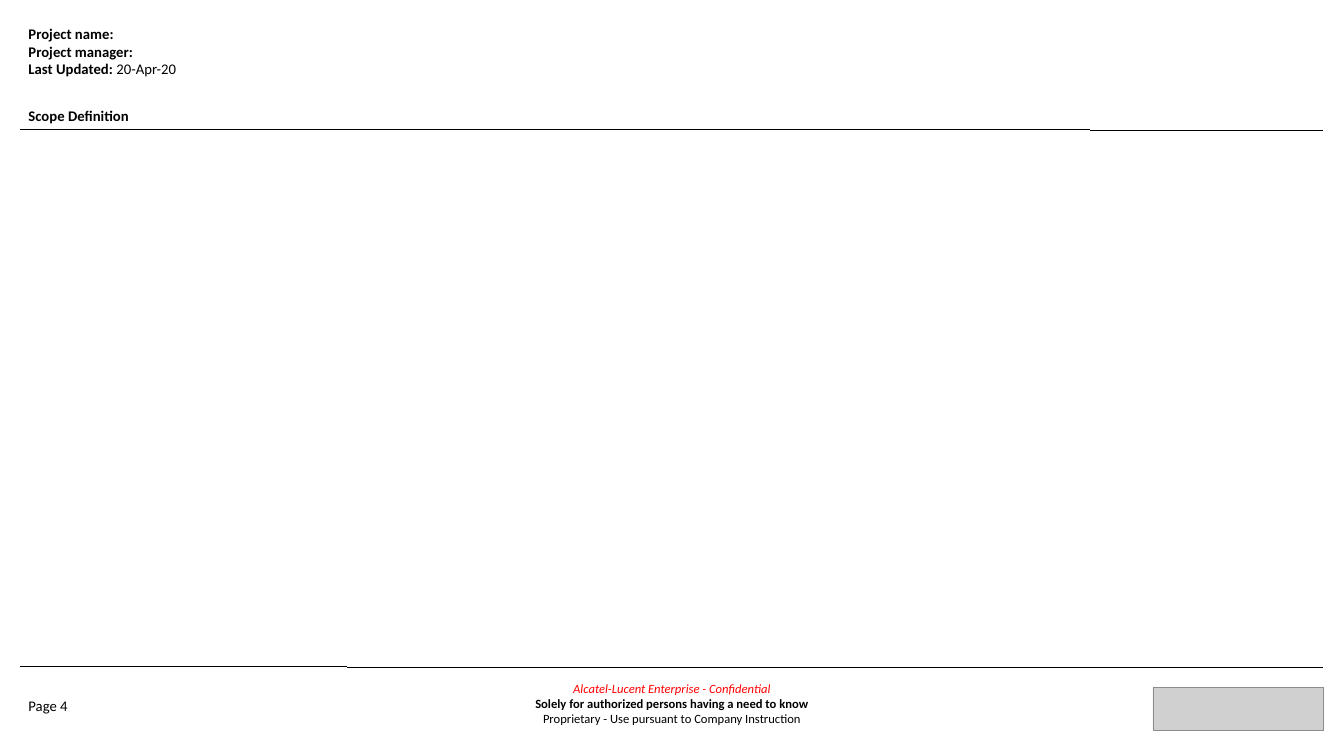
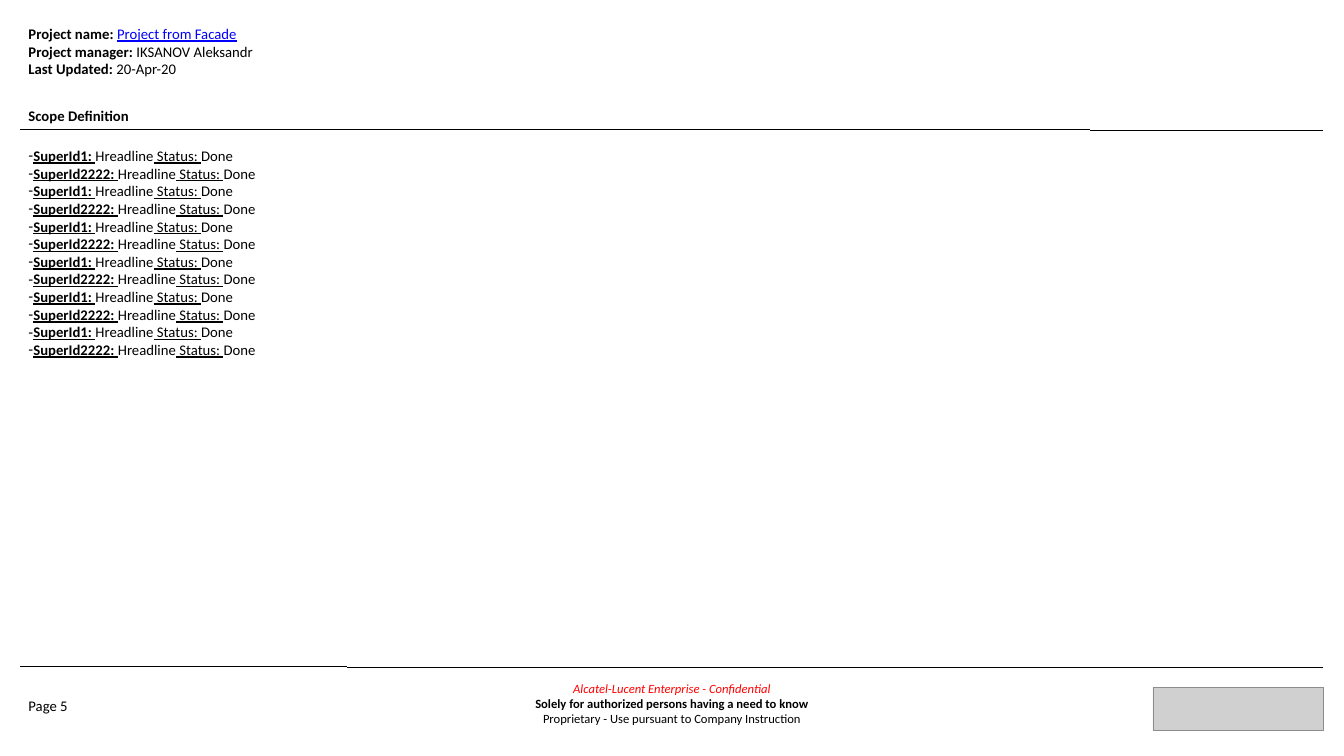
Before and after one commit to TheDiamondDoge/management_board_file_processors, a slide deck: slide 5 of html-to-ppt/createMultipageIndicatorsPpt.pptx (slide 4 before the commit). Drawn at 1344x756 pixels with LibreOffice and Linux fonts; fonts in the diff are those of the drawing; grey boxes stand for pictures. Boxes give left, top, right and bottom in pixels: in the first picture for what was removed or moved away, otherwise in the second. Text is boxed around its words. In the diff, an @@ line names an element or a change of style, - is before the commit and + after.

```diff
--- a/html-to-ppt/createMultipageIndicatorsPpt.pptx
+++ b/html-to-ppt/createMultipageIndicatorsPpt.pptx
@@ text at box(28, 28, 253, 77): text changed; bold off @@
-Project name:
-Project manager:
-Last Updated: 20-Apr-20
+Project name: Project from Facade
+Project manager: IKSANOV Aleksandr
+Last Updated: 20-Apr-20
@@ text added at box(33, 150, 256, 358), 14 pt, text #000000, underline @@
+– SuperId1: Hreadline Status: Done
+– SuperId2222: Hreadline Status: Done
+– SuperId1: Hreadline Status: Done
+– SuperId2222: Hreadline Status: Done
+– SuperId1: Hreadline Status: Done
+– SuperId2222: Hreadline Status: Done
+– SuperId1: Hreadline Status: Done
+– SuperId2222: Hreadline Status: Done
+– SuperId1: Hreadline Status: Done
+– SuperId2222: Hreadline Status: Done
+– SuperId1: Hreadline Status: Done
+– SuperId2222: Hreadline Status: Done
@@ text at box(28, 701, 67, 714): text changed @@
-Page 4
+Page 5
```
Also in this commit, not shown: 4 other slides changed, 2 slides added, 4 other files.
